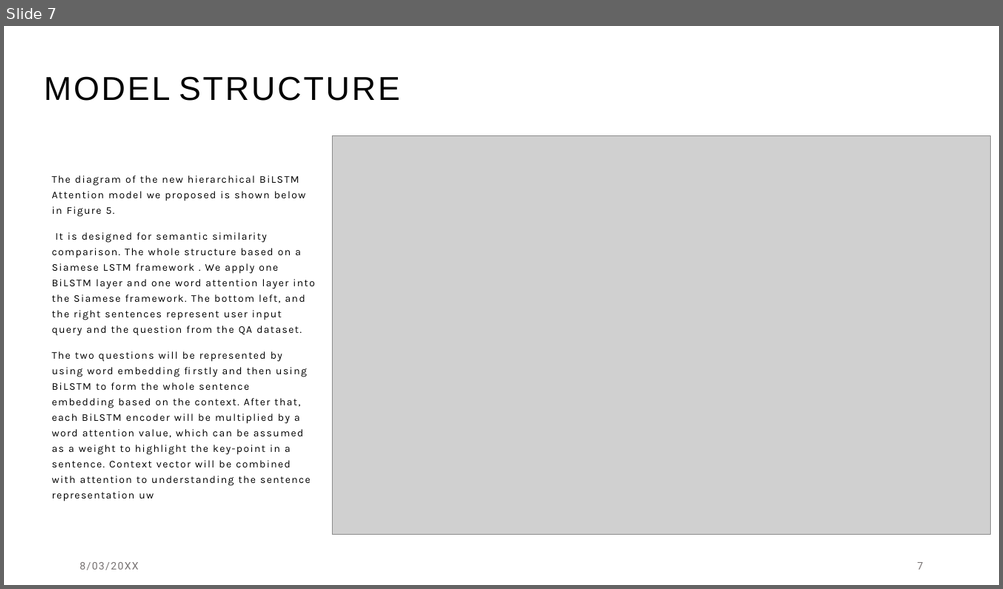
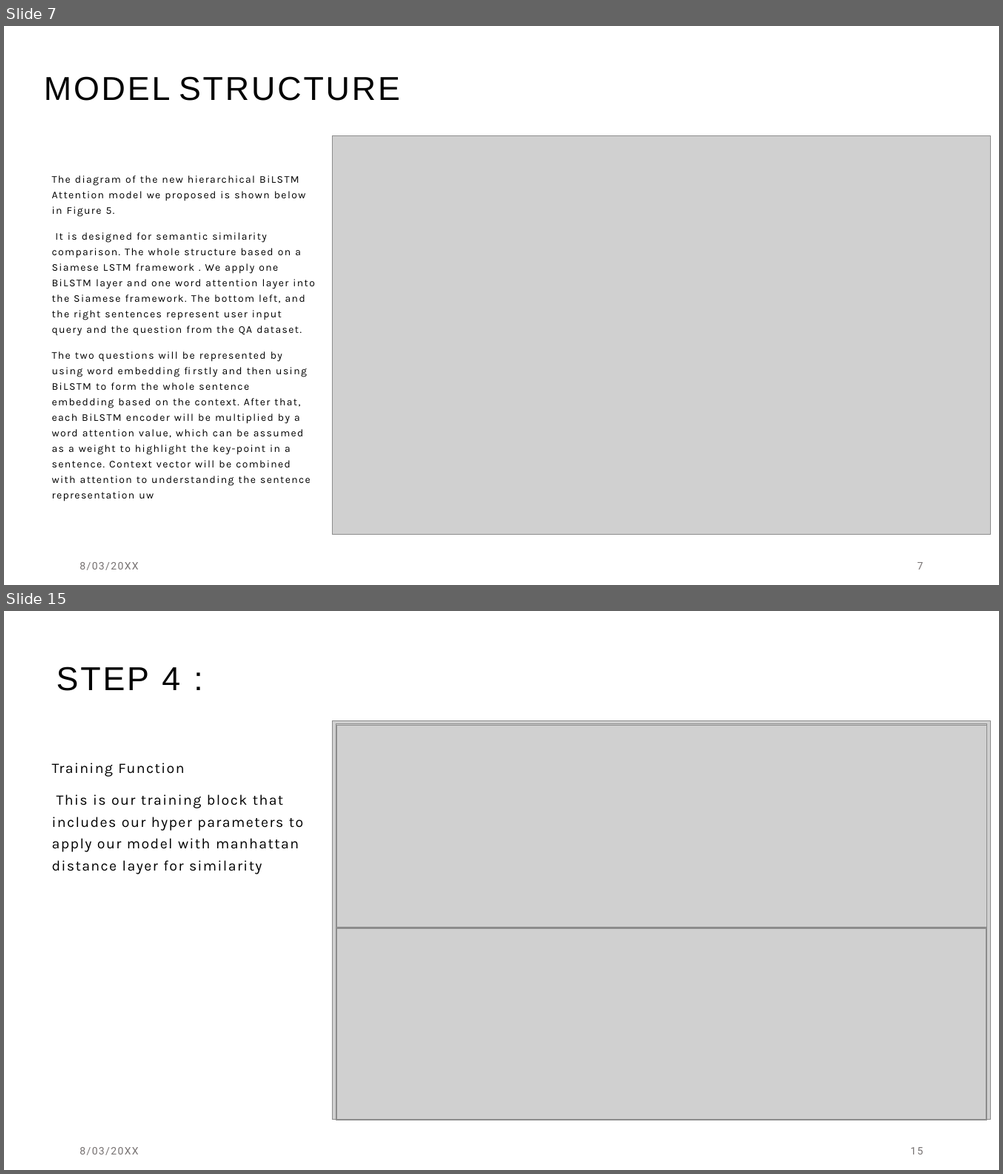
Before and after one commit to zeinabmohamed/MedicalChatbot, a slide deck: Docs/Chatbot with specific topic presentation.pptx. Shown one above the other, each under a label of ours: slide 7 before the commit, slides 7 and 15 after it; the slides between them are not shown. The pictures are 1003x589 and 1003x1174 pixels, drawn with LibreOffice and Linux fonts; fonts in the diff are those of the drawing; grey boxes stand for pictures. Boxes give left, top, right and bottom in pixels: in the first picture for what was removed or moved away, otherwise in the second. Text is boxed around its words. In the diff, an @@ line names an element or a change of style, - is before the commit and + after.

```diff
--- a/Docs/Chatbot with specific topic presentation.pptx
+++ b/Docs/Chatbot with specific topic presentation.pptx
@@ slide 15 added at <box>4,611,999,1170</box>, background #FFFFFF @@
@@ text added at <box>57,667,180,691</box>, 32 pt, text #000000 @@
+STEP 4 :
@@ picture added at <box>333,721,990,1120</box> @@
@@ picture added at <box>336,723,987,1121</box> @@
@@ picture added at <box>336,723,987,1121</box> @@
@@ picture added at <box>337,725,987,927</box> @@
@@ text added at <box>52,763,303,874</box>, 14 pt, text #000000 @@
+Training Function
+This is our training block that includes our hyper parameters to apply our model with manhattan distance layer for similarity
@@ picture added at <box>337,929,985,1121</box> @@
@@ text added at <box>79,1147,138,1156</box>, 10 pt, text #767171 @@
+8/03/20XX
@@ page number added at <box>910,1147,922,1155</box>, 10 pt, text #767171 @@
+15
```
Also in this commit, not shown: 4 slides changed, 15 other slides added, 3 slides removed.
